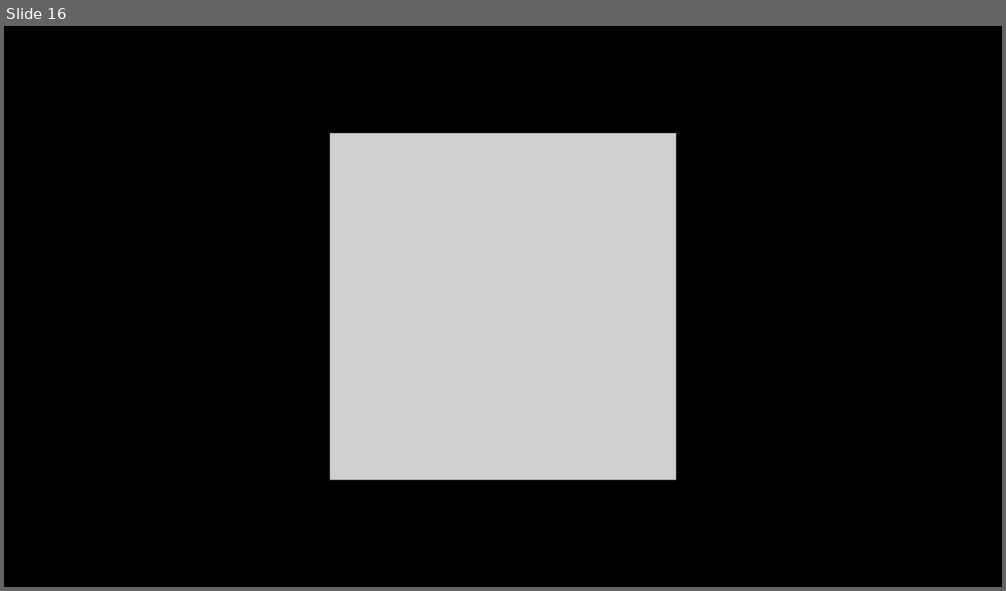
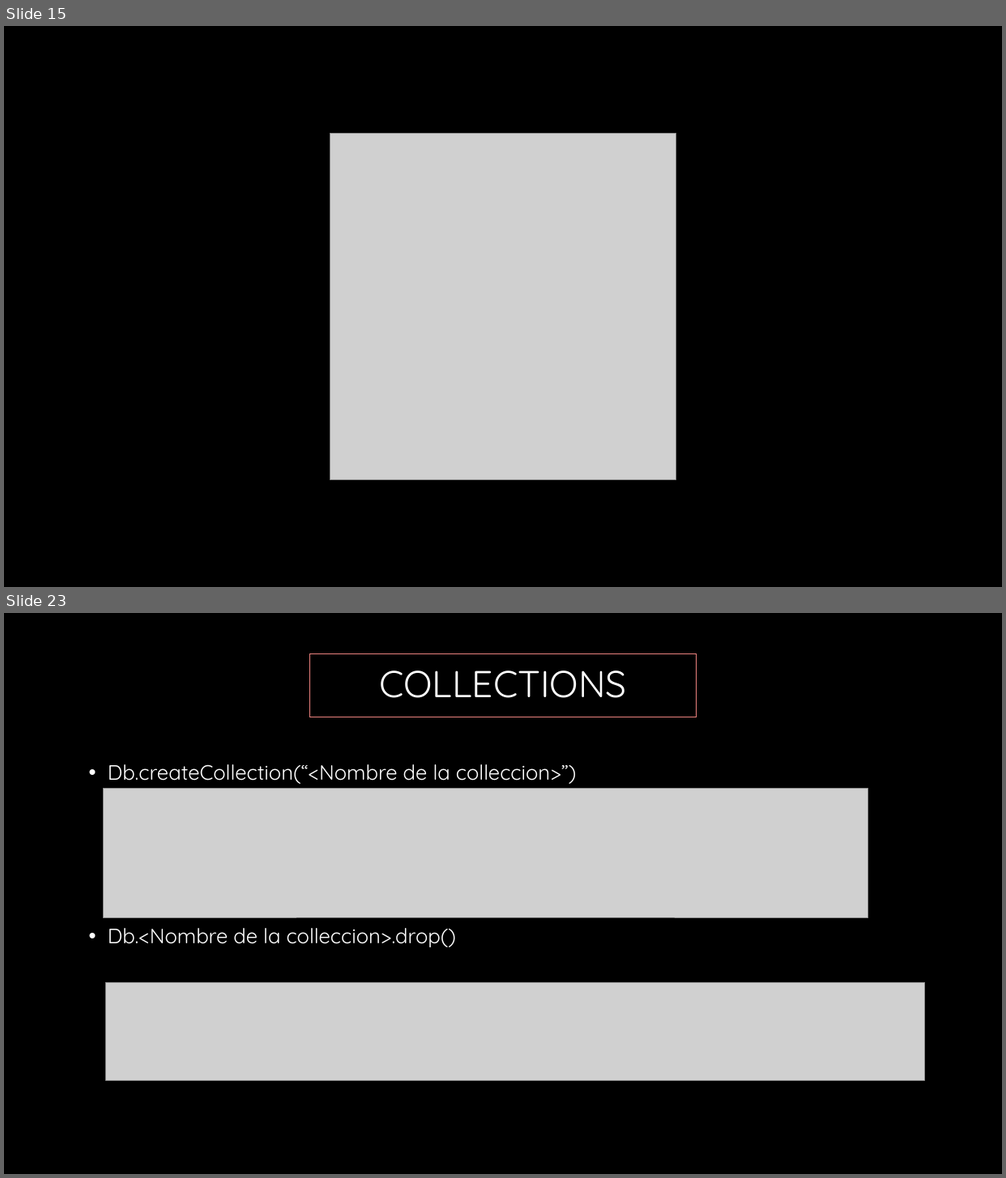
Before and after one commit to adchavesm/Curso-MongoDB, a slide deck: Introduccion a NoSql-Mongodb.pptx. Shown one above the other, each under a label of ours: slide 16 before the commit, slides 15 and 23 after it; the slides between them are not shown. The pictures are 1006x591 and 1006x1178 pixels, drawn with LibreOffice and Linux fonts; fonts in the diff are those of the drawing; grey boxes stand for pictures; background and template pictures are left out. Boxes give left, top, right and bottom in pixels: in the first picture for what was removed or moved away, otherwise in the second. Text is boxed around its words. In the diff, an @@ line names an element or a change of style, - is before the commit and + after.

```diff
--- a/Introduccion a NoSql-Mongodb.pptx
+++ b/Introduccion a NoSql-Mongodb.pptx
@@ slide 23 added at box(4, 613, 1002, 1174), background #000000 @@
@@ title added at box(309, 654, 697, 717), outline #EC827E 0.75 pt, 36 pt, text #FFFFFF @@
+COLLECTIONS
@@ text added at box(108, 764, 577, 948), 20 pt, text #FFFFFF @@
+• Db.createCollection(“<Nombre de la colleccion>”)
+• Db.<Nombre de la colleccion>.drop()
@@ picture added at box(104, 788, 868, 918) @@
@@ picture added at box(106, 983, 925, 1081) @@
@@ what was slide 16 is now slide 15 @@
```
Also in this commit, not shown: 1 slide changed, 21 other slides added, 1 slide removed, 2 other files.
